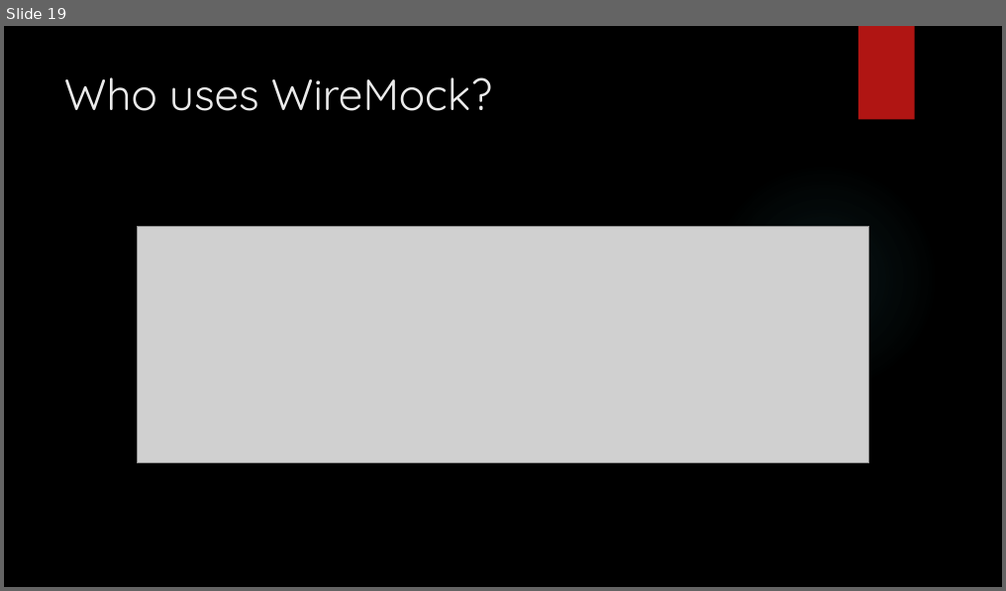
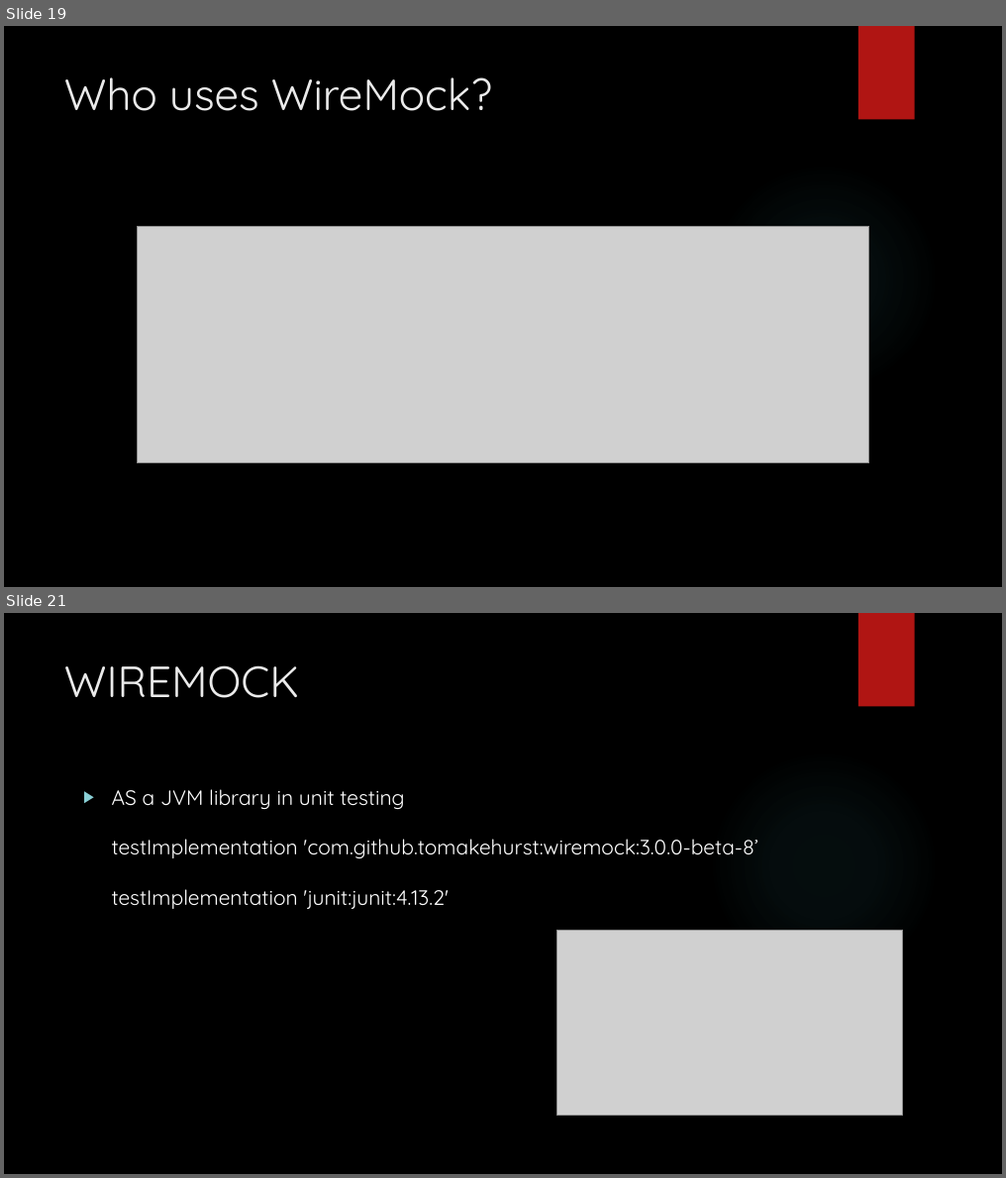
Before and after one commit to SubhajitSaha7/Angular, a slide deck: WireMock_DFSSubhajitSaha.pptx. Shown one above the other, each under a label of ours: slide 19 before the commit, slides 19 and 21 after it; the slides between them are not shown. The pictures are 1006x591 and 1006x1178 pixels, drawn with LibreOffice and Linux fonts; fonts in the diff are those of the drawing; grey boxes stand for pictures; background and template pictures are left out. Boxes give left, top, right and bottom in pixels: in the first picture for what was removed or moved away, otherwise in the second. Text is boxed around its words. In the diff, an @@ line names an element or a change of style, - is before the commit and + after.

```diff
--- a/WireMock_DFSSubhajitSaha.pptx
+++ b/WireMock_DFSSubhajitSaha.pptx
@@ slide 21 added at (4, 613, 1002, 1174), background picture (left out); not listed: 2 template elements that a slide beside it also shows @@
@@ title added at (64, 665, 299, 698), 42 pt, text #EBEBEB @@
+WIREMOCK
@@ text added at (112, 789, 758, 909), 20 pt, text #FFFFFF @@
+▶ AS a JVM library in unit testing
+  testImplementation 'com.github.tomakehurst:wiremock:3.0.0-beta-8’
+  testImplementation 'junit:junit:4.13.2'
@@ picture added at (556, 931, 902, 1115) @@
```
Also in this commit, not shown: 1 slide changed, 3 other slides added.
